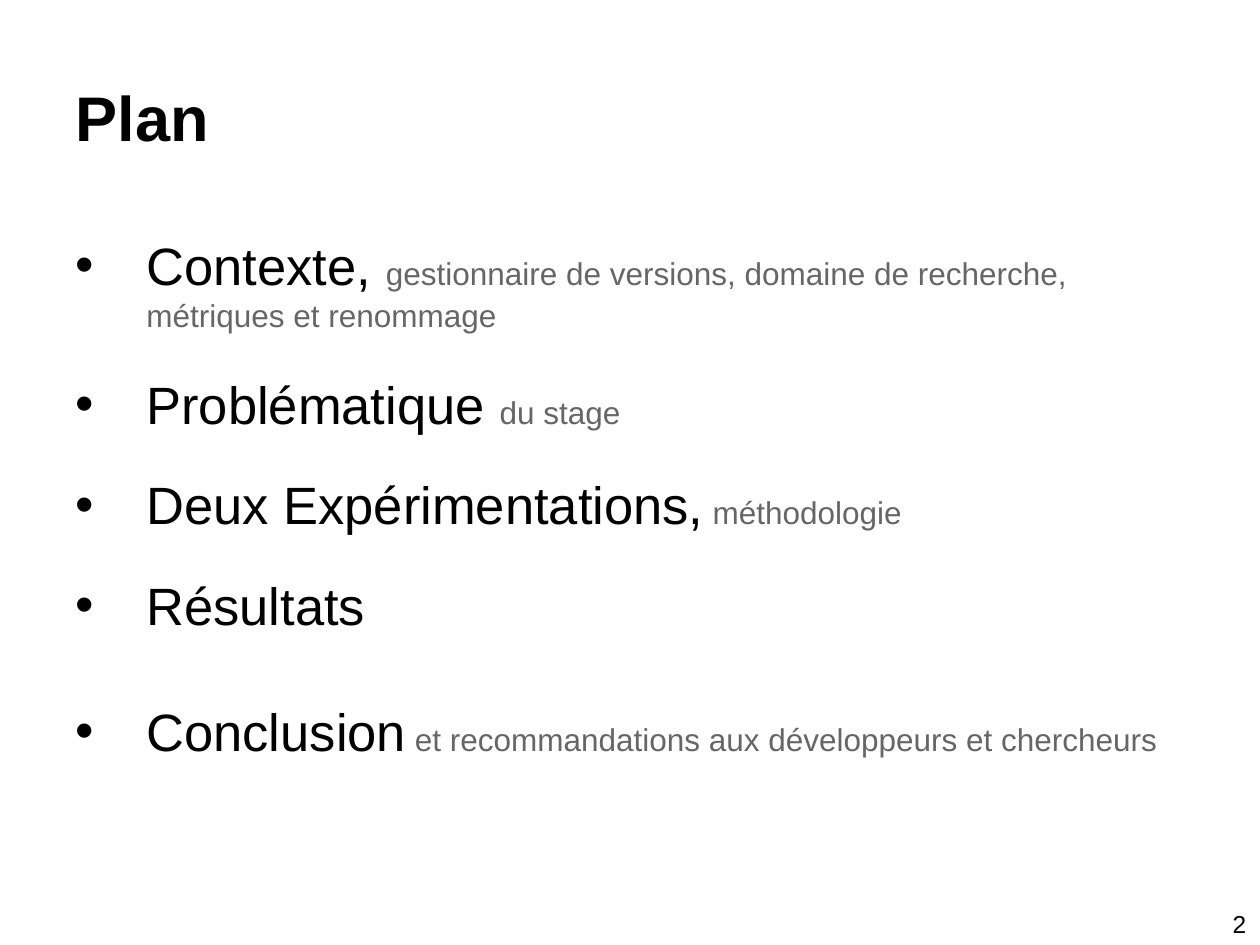
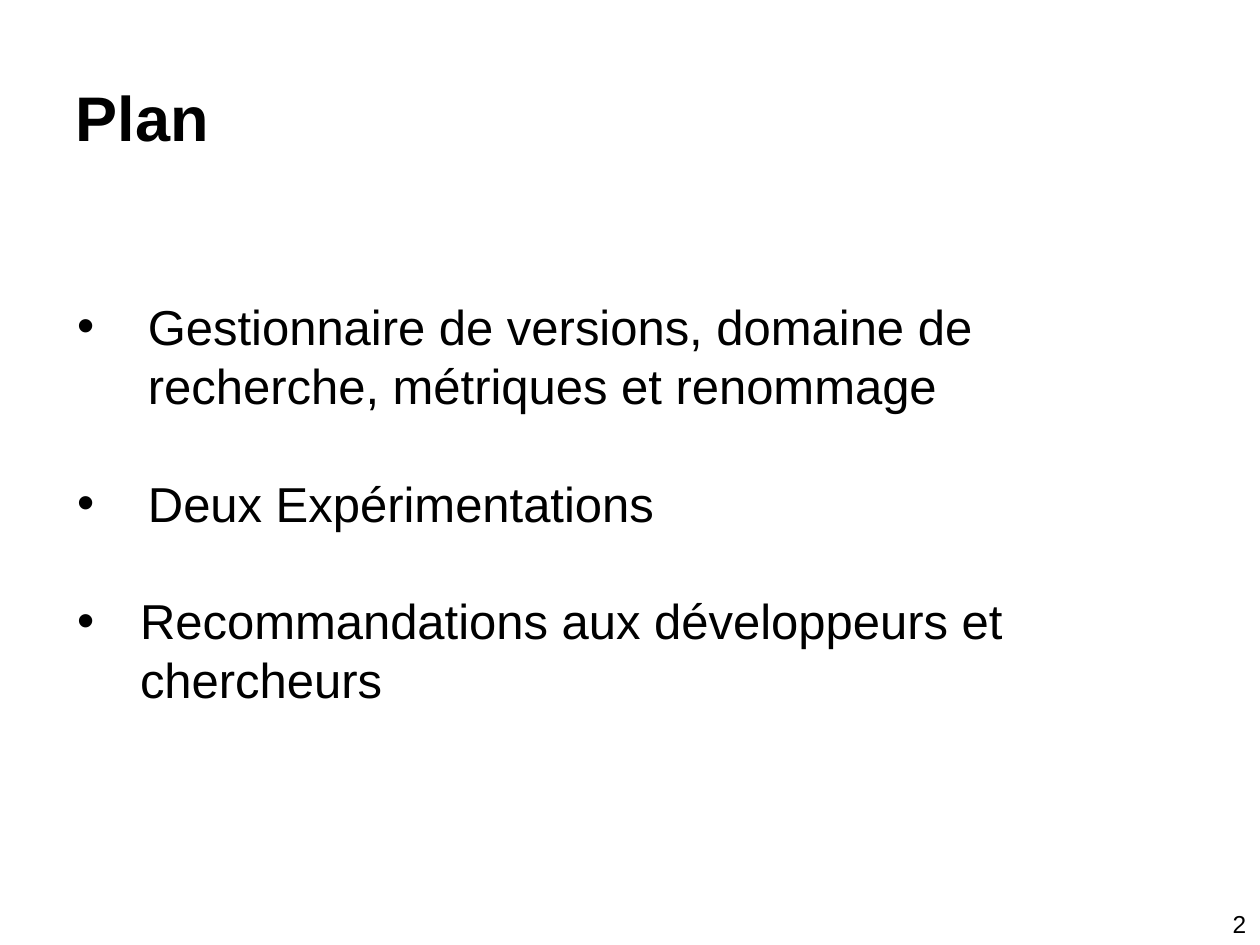
Before and after one commit to stonesong/Stage, a slide deck: slide 2 of presentation/presStageM2.pptx. Drawn at 1260x945 pixels with LibreOffice and Linux fonts; fonts in the diff are those of the drawing. Boxes give left, top, right and bottom in pixels: in the first picture for what was removed or moved away, otherwise in the second. Text is boxed around its words. In the diff, an @@ line names an element or a change of style, - is before the commit and + after.

```diff
--- a/presentation/presStageM2.pptx
+++ b/presentation/presStageM2.pptx
@@ text at bbox=[140, 309, 1003, 699]: text changed; size 18 to 28 pt; text colour #666666 to #000000 @@
-• Contexte, gestionnaire de versions, domaine de recherche, métriques et renommage
-• Problématique du stage
-• Deux Expérimentations, méthodologie
-• Résultats
-• Conclusion et recommandations aux développeurs et chercheurs
+• Gestionnaire de versions, domaine de recherche, métriques et renommage
+• Deux Expérimentations
+• Recommandations aux développeurs et chercheurs
```
Also in this commit, not shown: 8 other slides changed, 1 slide removed, 2 other files.
